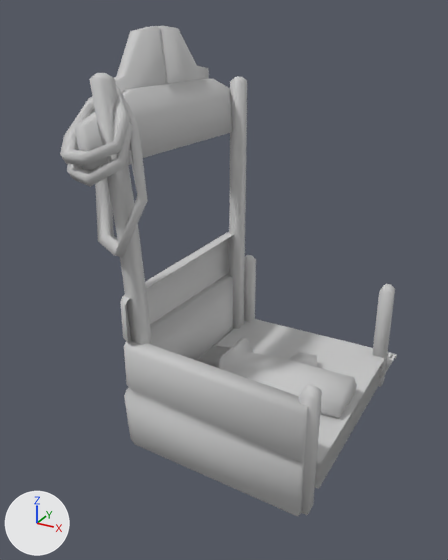
The FBX model Assets/3D/Interactive/PuppetTheatre.FBX, before and after one commit.
Rendered twice from a camera (50 mm lens) standing at (1.7, -3.73, 2.91) and looking at (-0.28, -0.12, 1.11). Arrows for +X, +Y and +Z are at lower left; the lights stay in place. Where no turn or scale is listed for an object, it has been applied to the vertices.

Objects in the first picture: 'puppet', 'puppetTheatre', 'table'.
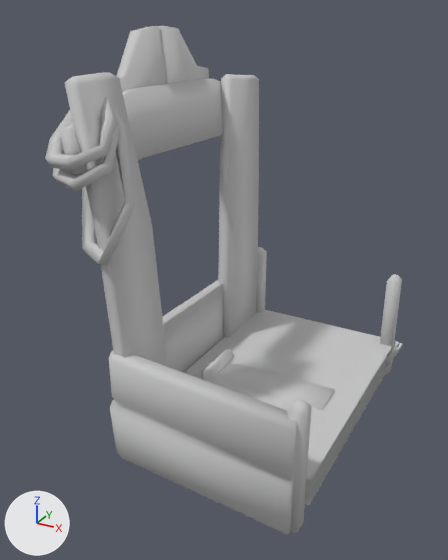
Where the change shows, as pixel boxes [x1, y1, x2, y2] in the pictures (448 x 560 px; the box of a moved part takes in the faces that stretch with it):
'puppetTheatre', reshaped (6% wider)
    before: [60, 26, 397, 517]
    after: [45, 26, 403, 534]
'puppet', moved
    before: [199, 338, 357, 418]
    after: [187, 350, 334, 410]
'table', deleted
    before: [120, 232, 234, 344]
part 1 of me_mesh, moved or reshaped
    before: [372, 284, 395, 387]
    after: [380, 274, 402, 374]
part 2 of me_mesh, moved or reshaped
    before: [299, 384, 322, 515]
    after: [288, 399, 311, 533]
part 3 of me_mesh, moved or reshaped
    before: [67, 92, 133, 187]
    after: [53, 125, 120, 192]
part 4 of me_mesh, moved or reshaped
    before: [60, 87, 130, 165]
    after: [45, 96, 117, 170]
part 5 of me_mesh, moved or reshaped
    before: [244, 255, 256, 322]
    after: [256, 247, 267, 313]
part 6 of me_mesh, moved or reshaped
    before: [316, 353, 393, 477]
    after: [306, 342, 399, 493]
part 7 of me_mesh, moved or reshaped
    before: [198, 319, 389, 464]
    after: [185, 309, 396, 480]
part 8 of me_mesh, moved or reshaped
    before: [74, 73, 308, 517]
    after: [60, 72, 297, 534]

The change, as a list of edits to the scene's bpy script:
```text
Change me_mesh:
    used by ob_puppettheatre; location = (0.0, -0.047, 0.0)
    remove me_mesh.from_pydata(...)  # 324 vertices, 295 faces; spans x -0.93..0.74, y -1.04..1.27, z 0.0..2.8
    add me_mesh.from_pydata(...)  # 324 vertices, 295 faces; spans x -0.93..0.74, y -1.16..1.49, z 0.0..2.8
    me_mesh part 1: the loose piece of 12 vertices spanning x 0.63..0.73, y 0.82..0.92, z 0.0..0.91 is moved by (0.0, 0.22, 0.0)
    me_mesh part 2: the loose piece of 12 vertices spanning x 0.63..0.73, y -0.82..-0.72, z 0.0..0.91 is moved by (0.0, -0.16, 0.0)
    me_mesh part 3: the loose piece of 28 vertices spanning x -0.93..-0.49, y -1.01..-0.61, z 1.96..2.48 is moved by (0.0, -0.12, 0.0)
    me_mesh part 4: the loose piece of 28 vertices spanning x -0.93..-0.49, y -1.04..-0.63, z 2.07..2.49 is moved by (0.0, -0.12, 0.0)
    me_mesh part 5: the loose piece of 12 vertices spanning x -0.62..-0.52, y 0.85..0.95, z 0.0..0.91 is moved by (0.0, 0.22, 0.0)
    me_mesh part 6: the loose piece of 7 vertices spanning x -0.59..0.74, y -0.65..1.1, z 0.13..0.18 is scaled about its middle by (1, 1.22, 1), then moved by (0.0, 0.03, 0.0)
    me_mesh part 7: the loose piece of 8 vertices spanning x -0.59..0.74, y -0.65..0.93, z 0.23..0.28 is scaled about the mesh origin by (1, 1.24, 1)
    me_mesh part 8: 134 of 324 vertices moved; they spanned x -0.92..0.69, y -0.93..1.04, z 0.0..2.57 and now span x -0.92..0.69, y -1.05..1.21, z 0.0..2.57; mean shift (0.0, -0.03, 0.0); largest move (-0.55, 0.79, 0.85) -> (-0.55, 1.05, 0.85)
Change ob_puppet:
    ob_puppet.location: (1.129, -0.02, 0.335) -> (0.985, -0.02, 0.189)
Remove ob_table:
    ob_table = bpy.data.objects.new('table', me_mesh_002)
    ob_table.location = (0.0, -0.047, 0.0)
```
